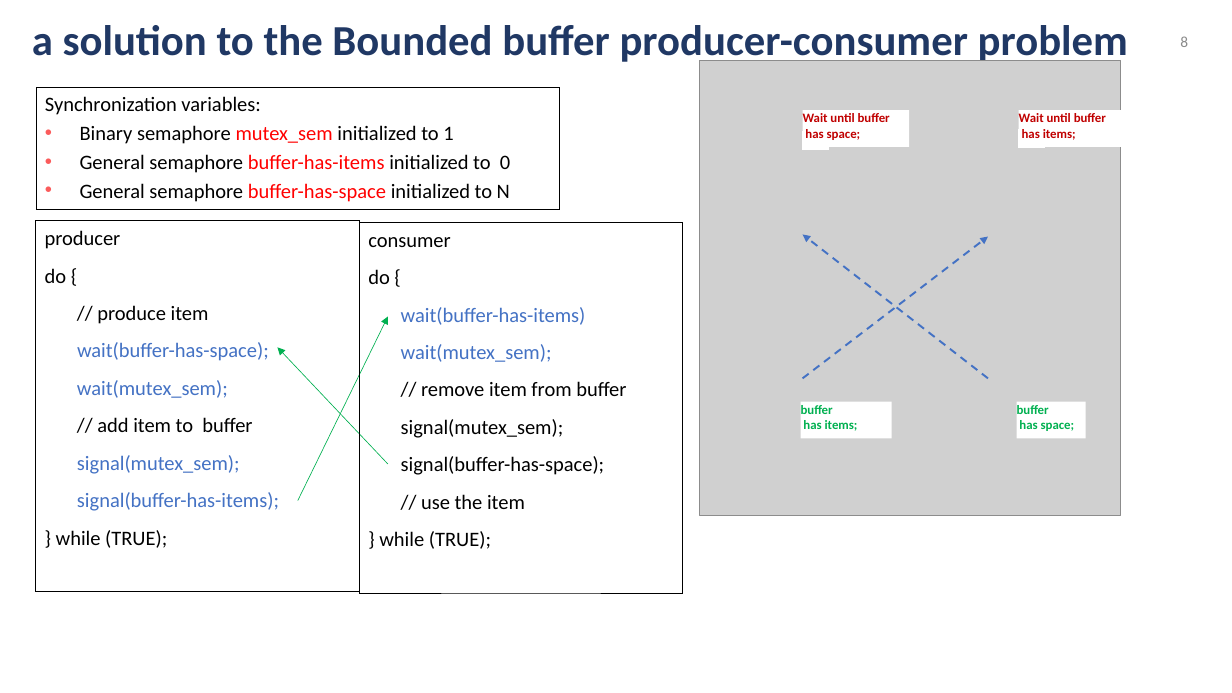
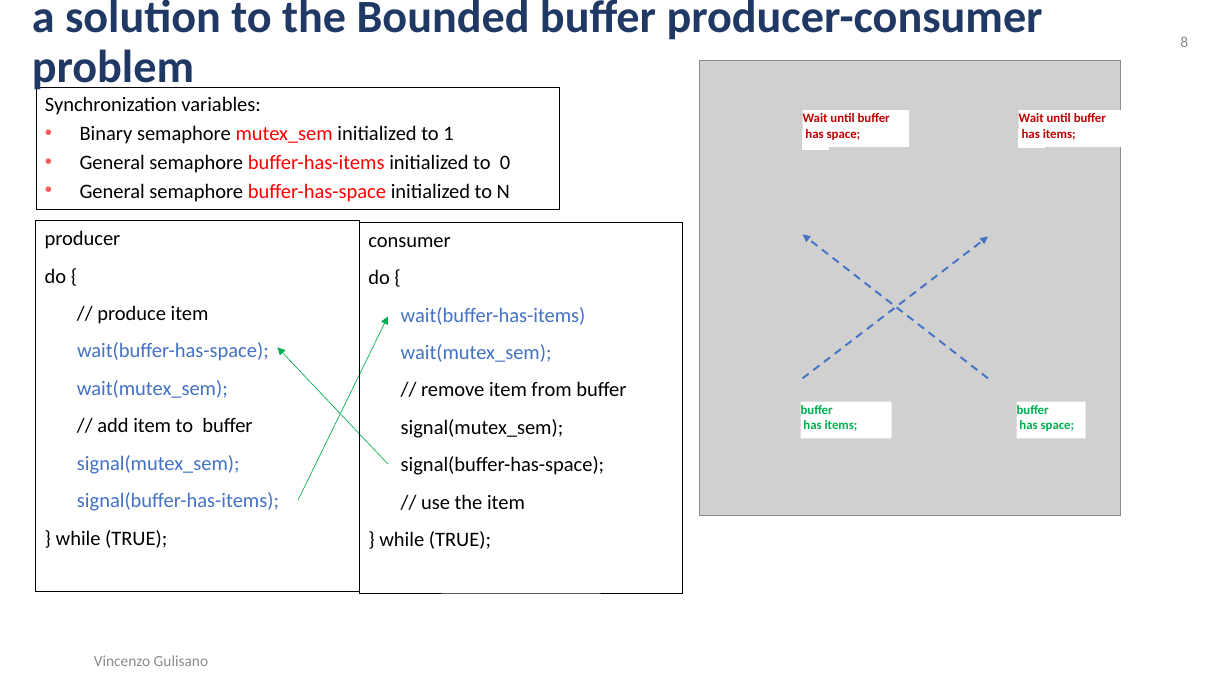
Before and after one commit to vincenzo-gulisano/os_material, a slide deck: slide 8 of slides/synchronization_part_2.pptx. Drawn at 1232x693 pixels with LibreOffice and Linux fonts; fonts in the diff are those of the drawing; grey boxes stand for pictures. Boxes give left, top, right and bottom in pixels: in the first picture for what was removed or moved away, otherwise in the second. Text is boxed around its words. In the diff, an @@ line names an element or a change of style, - is before the commit and + after.

```diff
--- a/slides/synchronization_part_2.pptx
+++ b/slides/synchronization_part_2.pptx
@@ text "a solution to the Bounded ..." at (x1=32, y1=0, x2=1043, y2=93): size 33.3 to 36 pt @@
@@ text added at (x1=94, y1=655, x2=208, y2=666), 12 pt, text #8C8C8C @@
+Vincenzo Gulisano
```
Also in this commit, not shown: 41 other slides changed, 5 other files.
